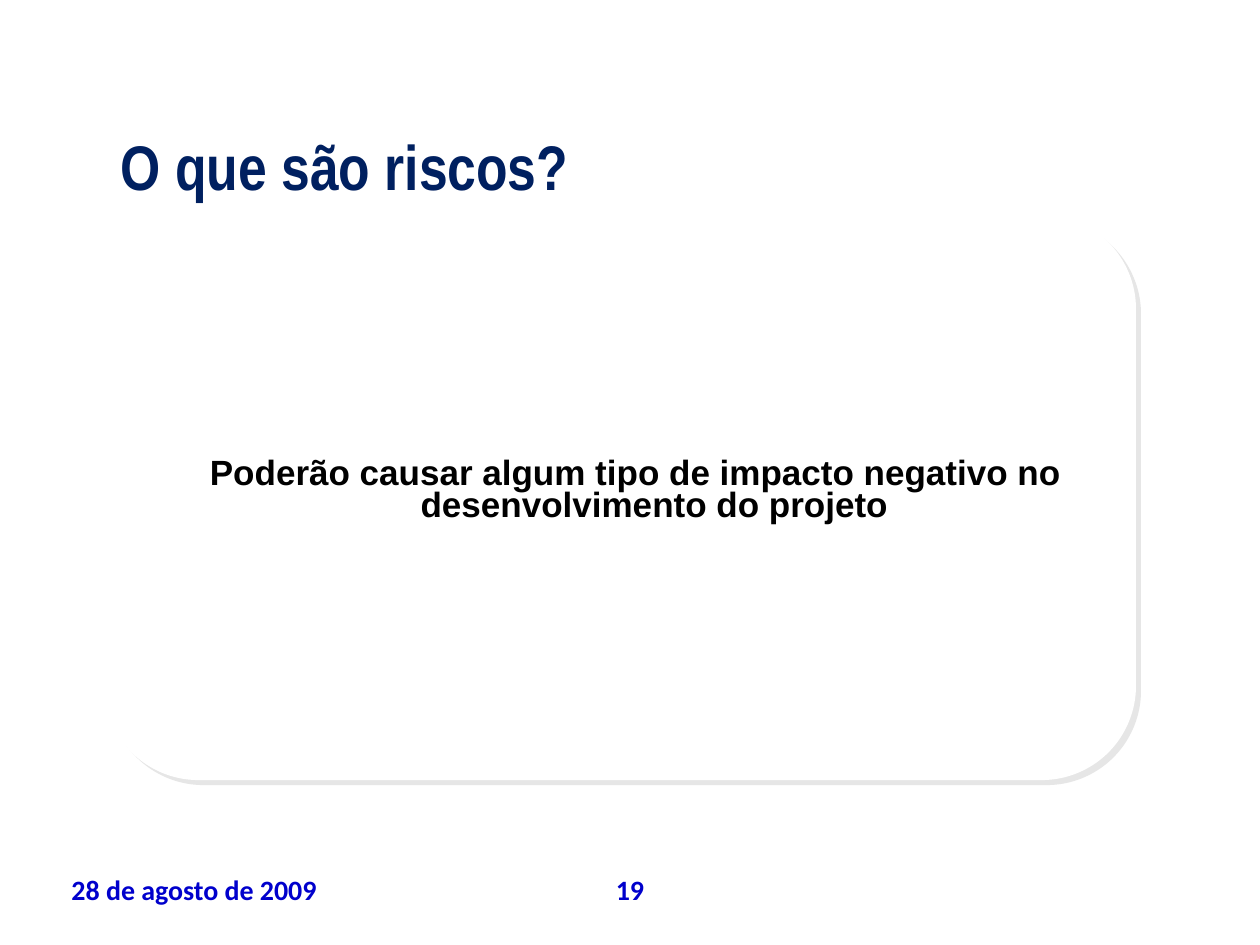
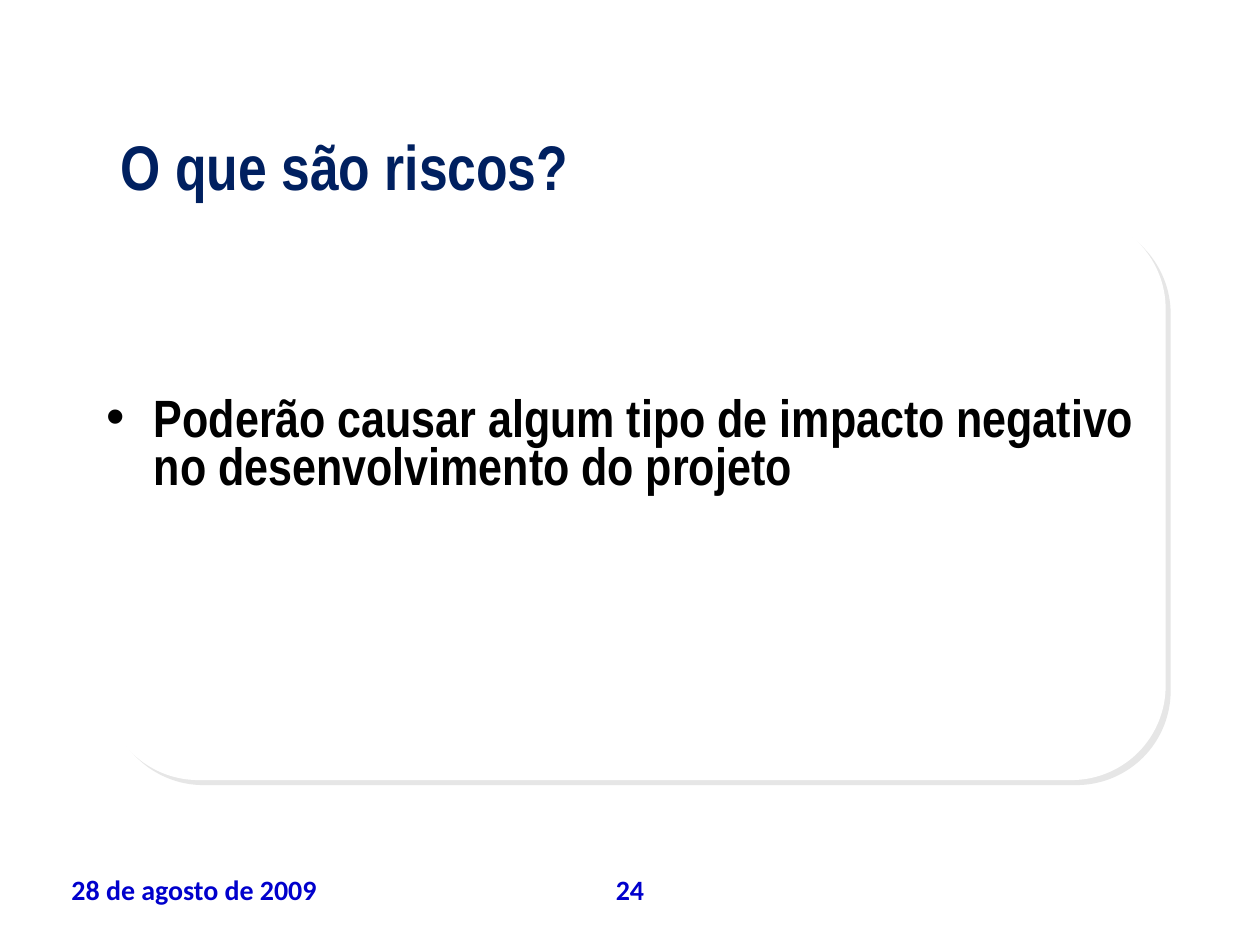
Before and after one commit to leoevaristo/psa20092, a slide deck: slide 24 of ARTEFATOS/TAP_apresentacao.ppt (slide 19 before the commit). Drawn at 1260x945 pixels with LibreOffice and Linux fonts; fonts in the diff are those of the drawing; background and template pictures are left out. Boxes give left, top, right and bottom in pixels: in the first picture for what was removed or moved away, otherwise in the second. Text is boxed around its words. In the diff, an @@ line names an element or a change of style, - is before the commit and + after.

```diff
--- a/ARTEFATOS/TAP_apresentacao.ppt
+++ b/ARTEFATOS/TAP_apresentacao.ppt
@@ text "Poderão causar algum tipo de ..." at (x1=154, y1=399, x2=1134, y2=495): size 20 to 30 pt, font Arial to Arial Narrow; alignment centre to left; bullet none to •; more space between paragraphs @@
@@ rounded rectangle resized from (x1=105, y1=214, x2=1137, y2=780) to (x1=105, y1=214, x2=1167, y2=780) @@
@@ page number at (x1=616, y1=881, x2=644, y2=900): text changed @@
-19
+24
```
Also in this commit, not shown: 12 other slides changed, 6 slides added, 1 slide removed, 1 other file.
